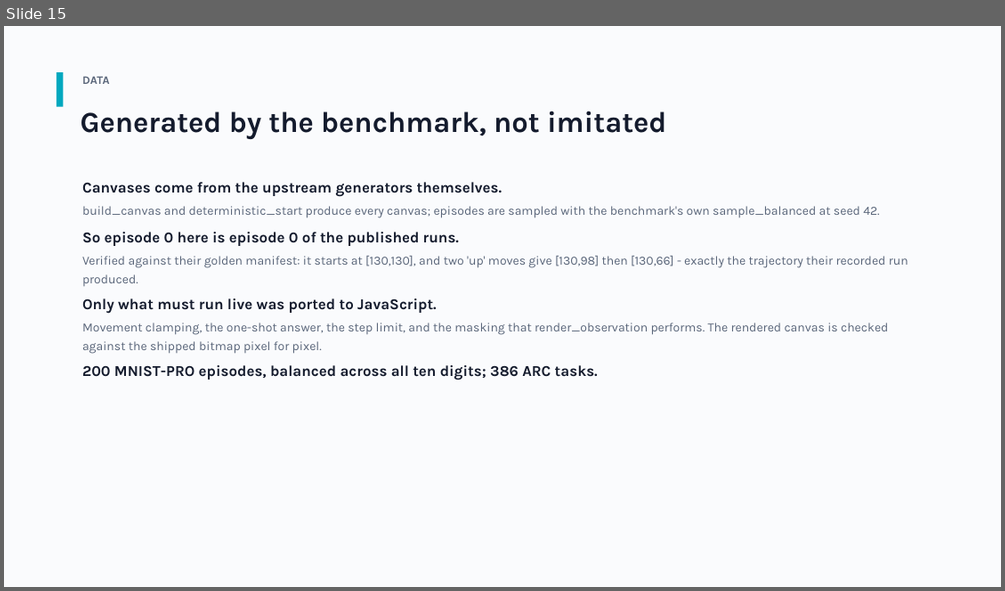
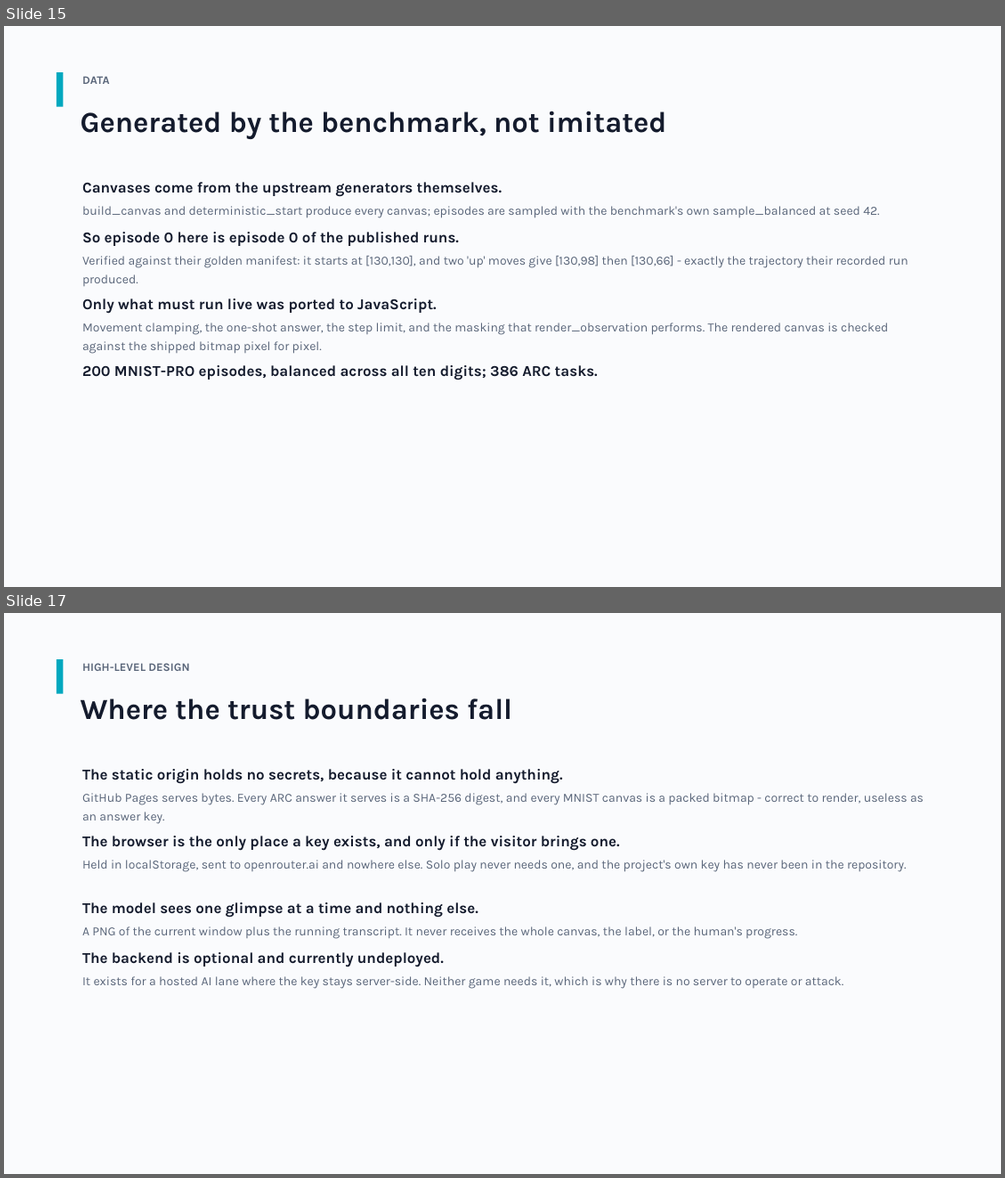
Before and after one commit to panandi/mnistpro, a slide deck: docs/MNIST-PRO-overview.pptx. Shown one above the other, each under a label of ours: slide 15 before the commit, slides 15 and 17 after it; the slides between them are not shown. The pictures are 1005x591 and 1005x1178 pixels, drawn with LibreOffice and Linux fonts; fonts in the diff are those of the drawing. Boxes give left, top, right and bottom in pixels: in the first picture for what was removed or moved away, otherwise in the second. Text is boxed around its words. In the diff, an @@ line names an element or a change of style, - is before the commit and + after.

```diff
--- a/docs/MNIST-PRO-overview.pptx
+++ b/docs/MNIST-PRO-overview.pptx
@@ slide 17 added at [4,613,1001,1174], background #FFFFFF @@
@@ rectangle added at [4,613,1001,1174], fill #FAFBFD @@
@@ rectangle added at [57,659,63,694], fill #00A8BF @@
@@ text added at [82,663,189,671], 11 pt, text #5A667A, bold @@
+HIGH-LEVEL DESIGN
@@ text added at [81,698,512,720], 28 pt, text #141B2D, bold @@
+Where the trust boundaries fall
@@ text added at [82,769,563,784], 14.5 pt, text #141B2D, bold @@
+The static origin holds no secrets, because it cannot hold anything.
@@ text added at [82,793,923,824], 12 pt, text #5A667A @@
+GitHub Pages serves bytes. Every ARC answer it serves is a SHA-256 digest, and every MNIST canvas is a packed bitmap - correct to render, useless as an answer key.
@@ text added at [82,835,620,851], 14.5 pt, text #141B2D, bold @@
+The browser is the only place a key exists, and only if the visitor brings one.
@@ text added at [82,860,906,872], 12 pt, text #5A667A @@
+Held in localStorage, sent to openrouter.ai and nowhere else. Solo play never needs one, and the project's own key has never been in the repository.
@@ text added at [82,902,478,917], 14.5 pt, text #141B2D, bold @@
+The model sees one glimpse at a time and nothing else.
@@ text added at [82,926,797,939], 12 pt, text #5A667A @@
+A PNG of the current window plus the running transcript. It never receives the whole canvas, the label, or the human's progress.
@@ text added at [82,952,444,967], 14.5 pt, text #141B2D, bold @@
+The backend is optional and currently undeployed.
@@ text added at [82,976,844,989], 12 pt, text #5A667A @@
+It exists for a hosted AI lane where the key stays server-side. Neither game needs it, which is why there is no server to operate or attack.
```
Also in this commit, not shown: 5 other slides added.
